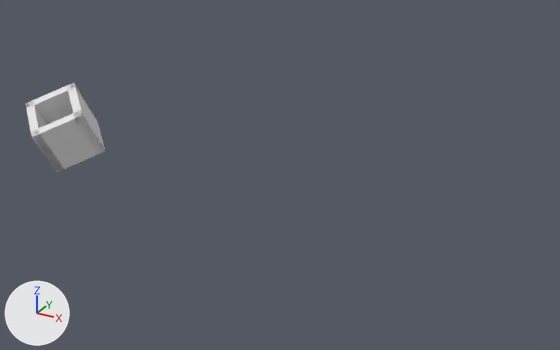
One commit to the Blender file Art/3DModels/Environment/UpdatedWalls.blend: the scene before it, then after it.
Camera for both pictures: a 50 mm lens placed at (7.27, -7.42, 3.93), pointed at (3.18, 0.02, 0.21). The axes (+X, +Y, +Z) are drawn at lower left. The lights are the same throughout. Mesh edges are drawn as thin lines on the coarser meshes.

Names of what the first picture shows: 'NEWall', 'NWWall', 'SEWall', 'SWWall'.
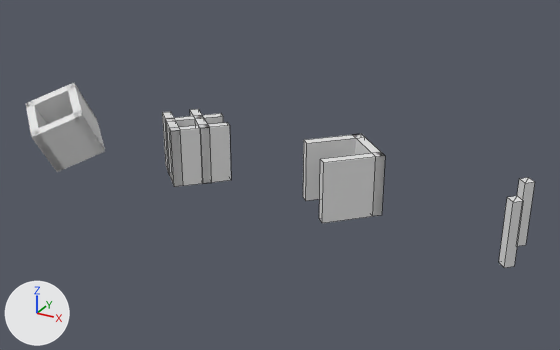
The change, as a diff of the scene's bpy script:
```diff
--- a/Art/3DModels/Environment/UpdatedWalls.blend.py
+++ b/Art/3DModels/Environment/UpdatedWalls.blend.py
@@ me_cube_022 @@
+me_cube_022.from_pydata([(0.0, 0.0, 0.0), (0.0, 0.0, 0.722), (0.0, 0.156, 0.722), (0.078, 0.078, 0.722), (0.0, 0.156, 0.0), (-0.078, 0.078, 0.0), (-0.078, 0.078, 0.722), (0.078, 0.078, 0.0)], [], [(2, 1, 3), (0, 5, 4), (4, 5, 6, 2), (3, 1, 0, 7), (1, 2, 6), (7, 0, 4), (2, 3, 7, 4), (5, 0, 1, 6)])
+me_cube_022.materials.append(mat_material)  # white #e7e7e7
@@ me_cube_021 @@
+me_cube_021.from_pydata([(0.0, -0.5, 0.0), (0.0, -0.5, 0.722), (0.0, -0.344, 0.722), (0.078, -0.422, 0.722), (0.0, -0.344, 0.0), (-0.078, -0.422, 0.0), (-0.078, -0.422, 0.722), (0.078, -0.422, 0.0)], [], [(2, 1, 3), (0, 5, 4), (4, 5, 6, 2), (3, 1, 0, 7), (1, 2, 6), (7, 0, 4), (2, 3, 7, 4), (5, 0, 1, 6)])
+me_cube_021.materials.append(mat_material)  # white #e7e7e7
@@ me_cube_019 @@
+me_cube_019.from_pydata([(0.25, -0.25, 0.722), (0.25, -0.25, 0.0), (0.172, -0.172, 0.0), (0.172, -0.172, 0.722), (-0.078, -0.422, 0.0), (0.0, -0.5, 0.0), (0.0, -0.5, 0.722), (-0.078, -0.422, 0.722)], [], [(7, 3, 0, 6), (5, 1, 2, 4), (7, 4, 2, 3), (5, 6, 0, 1), (2, 1, 0, 3), (6, 5, 4, 7)])
+me_cube_019.materials.append(mat_material)  # white #e7e7e7
@@ me_cube_018 @@
+me_cube_018.from_pydata([(0.5, 0.0, 0.722), (0.5, 0.0, 0.0), (0.422, 0.078, 0.0), (0.422, 0.078, 0.722), (0.172, -0.172, 0.0), (0.25, -0.25, 0.0), (0.25, -0.25, 0.722), (0.172, -0.172, 0.722)], [], [(7, 3, 0, 6), (5, 1, 2, 4), (7, 4, 2, 3), (5, 6, 0, 1), (2, 1, 0, 3), (6, 5, 4, 7)])
+me_cube_018.materials.append(mat_material)  # white #e7e7e7
@@ me_cube_017 @@
+me_cube_017.from_pydata([(-0.25, -0.25, 0.722), (-0.25, -0.25, 0.0), (-0.172, -0.172, 0.0), (-0.172, -0.172, 0.722), (0.078, -0.422, 0.0), (0.0, -0.5, 0.0), (0.0, -0.5, 0.722), (0.078, -0.422, 0.722)], [], [(7, 3, 0, 6), (5, 1, 2, 4), (7, 4, 2, 3), (5, 6, 0, 1), (2, 1, 0, 3), (6, 5, 4, 7)])
+me_cube_017.materials.append(mat_material)  # white #e7e7e7
@@ me_cube_016 @@
+me_cube_016.from_pydata([(-0.25, -0.25, 0.0), (-0.328, -0.172, 0.0), (-0.25, -0.25, 0.722), (-0.328, -0.172, 0.722), (-0.078, 0.078, 0.0), (0.0, 0.0, 0.0), (0.0, 0.0, 0.722), (-0.078, 0.078, 0.722)], [], [(5, 4, 7, 6), (1, 0, 2, 3), (0, 5, 6, 2), (3, 7, 4, 1), (0, 1, 4, 5), (3, 2, 6, 7)])
+me_cube_016.materials.append(mat_material)  # white #e7e7e7
@@ me_cube_015 @@
+me_cube_015.from_pydata([(0.25, -0.25, 0.0), (0.328, -0.172, 0.0), (0.25, -0.25, 0.722), (0.328, -0.172, 0.722), (0.078, 0.078, 0.0), (0.0, 0.0, 0.0), (0.0, 0.0, 0.722), (0.078, 0.078, 0.722)], [], [(6, 7, 4, 5), (1, 3, 2, 0), (0, 2, 6, 5), (3, 1, 4, 7), (0, 5, 4, 1), (3, 7, 6, 2)])
+me_cube_015.materials.append(mat_material)  # white #e7e7e7
@@ me_cube_014 @@
+me_cube_014.from_pydata([(0.0, 0.0, 0.0), (-0.078, 0.078, 0.0), (0.0, 0.0, 0.722), (-0.078, 0.078, 0.722), (0.172, 0.328, 0.0), (0.25, 0.25, 0.0), (0.25, 0.25, 0.722), (0.172, 0.328, 0.722)], [], [(5, 4, 7, 6), (1, 0, 2, 3), (0, 5, 6, 2), (3, 7, 4, 1), (0, 1, 4, 5), (3, 2, 6, 7)])
+me_cube_014.materials.append(mat_material)  # white #e7e7e7
@@ me_cube_013 @@
+me_cube_013.from_pydata([(0.0, 0.0, 0.0), (0.078, 0.078, 0.0), (0.0, 0.0, 0.722), (0.078, 0.078, 0.722), (-0.172, 0.328, 0.0), (-0.25, 0.25, 0.0), (-0.25, 0.25, 0.722), (-0.172, 0.328, 0.722)], [], [(6, 7, 4, 5), (1, 3, 2, 0), (0, 2, 6, 5), (3, 1, 4, 7), (0, 5, 4, 1), (3, 7, 6, 2)])
+me_cube_013.materials.append(mat_material)  # white #e7e7e7
@@ me_cube_012 @@
+me_cube_012.from_pydata([(0.5, 0.0, 0.722), (0.5, 0.0, 0.0), (0.422, -0.078, 0.0), (0.0, 0.5, 0.0), (-0.078, 0.422, 0.0), (0.422, -0.078, 0.722), (0.0, 0.5, 0.722), (-0.078, 0.422, 0.722)], [], [(7, 5, 0, 6), (3, 1, 2, 4), (7, 4, 2, 5), (4, 7, 6, 3), (3, 6, 0, 1), (2, 1, 0, 5)])
+me_cube_012.materials.append(mat_material)  # white #e7e7e7
@@ me_cube_006 @@
+me_cube_006.from_pydata([(-0.5, 0.0, 0.722), (-0.5, 0.0, 0.0), (-0.422, -0.078, 0.0), (0.0, 0.5, 0.0), (0.078, 0.422, 0.0), (-0.422, -0.078, 0.722), (0.0, 0.5, 0.722), (0.078, 0.422, 0.722)], [], [(7, 6, 0, 5), (3, 4, 2, 1), (7, 5, 2, 4), (4, 3, 6, 7), (3, 1, 0, 6), (2, 5, 0, 1)])
+me_cube_006.materials.append(mat_material)  # white #e7e7e7
@@ me_cube_005 @@
+me_cube_005.from_pydata([(0.5, 0.0, 0.722), (0.5, 0.0, 0.0), (0.422, 0.078, 0.0), (0.0, -0.5, 0.0), (-0.078, -0.422, 0.0), (0.422, 0.078, 0.722), (0.0, -0.5, 0.722), (-0.078, -0.422, 0.722)], [], [(7, 6, 0, 5), (3, 4, 2, 1), (7, 5, 2, 4), (4, 3, 6, 7), (3, 1, 0, 6), (2, 5, 0, 1)])
+me_cube_005.materials.append(mat_material)  # white #e7e7e7
@@ me_cube_004 @@
+me_cube_004.from_pydata([(-0.5, 0.0, 0.722), (-0.5, 0.0, 0.0), (-0.422, 0.078, 0.0), (-0.422, 0.078, 0.722), (-0.172, -0.172, 0.0), (-0.25, -0.25, 0.0), (-0.25, -0.25, 0.722), (-0.172, -0.172, 0.722)], [], [(7, 3, 0, 6), (5, 1, 2, 4), (7, 4, 2, 3), (5, 6, 0, 1), (2, 1, 0, 3), (6, 5, 4, 7)])
+me_cube_004.materials.append(mat_material)  # white #e7e7e7
@@ ob_swwall_012 @@
+ob_swwall_012 = bpy.data.objects.new('SWWall.012', me_cube_022)
+ob_swwall_012.location = (6.0, 0.0, 0.0)
@@ ob_swwall_013 @@
+ob_swwall_013 = bpy.data.objects.new('SWWall.013', me_cube_021)
+ob_swwall_013.location = (6.0, 0.0, 0.0)
@@ ob_swwall_011 @@
+ob_swwall_011 = bpy.data.objects.new('SWWall.011', me_cube_019)
+ob_swwall_011.location = (2.0, 0.0, 0.0)
@@ ob_swwall_010 @@
+ob_swwall_010 = bpy.data.objects.new('SWWall.010', me_cube_018)
+ob_swwall_010.location = (2.0, 0.0, 0.0)
@@ ob_swwall_009 @@
+ob_swwall_009 = bpy.data.objects.new('SWWall.009', me_cube_017)
+ob_swwall_009.location = (2.0, 0.0, 0.0)
@@ ob_swwall_008 @@
+ob_swwall_008 = bpy.data.objects.new('SWWall.008', me_cube_016)
+ob_swwall_008.location = (2.0, 0.0, 0.0)
@@ ob_swwall_007 @@
+ob_swwall_007 = bpy.data.objects.new('SWWall.007', me_cube_015)
+ob_swwall_007.location = (2.0, 0.0, 0.0)
@@ ob_swwall_006 @@
+ob_swwall_006 = bpy.data.objects.new('SWWall.006', me_cube_014)
+ob_swwall_006.location = (2.0, 0.0, 0.0)
@@ ob_swwall_004 @@
+ob_swwall_004 = bpy.data.objects.new('SWWall.004', me_cube_013)
+ob_swwall_004.location = (2.0, 0.0, 0.0)
@@ ob_swwall_005 @@
+ob_swwall_005 = bpy.data.objects.new('SWWall.005', me_cube_012)
+ob_swwall_005.location = (4.0, 0.0, 0.0)
@@ ob_swwall_003 @@
+ob_swwall_003 = bpy.data.objects.new('SWWall.003', me_cube_006)
+ob_swwall_003.location = (4.0, 0.0, 0.0)
@@ ob_swwall_002 @@
+ob_swwall_002 = bpy.data.objects.new('SWWall.002', me_cube_005)
+ob_swwall_002.location = (4.0, 0.0, 0.0)
@@ ob_swwall_001 @@
+ob_swwall_001 = bpy.data.objects.new('SWWall.001', me_cube_004)
+ob_swwall_001.location = (2.0, 0.0, 0.0)
```

Changed parts and their boxes (x1, y1, x2, y2) in the pictures (560 x 350 px):
'SWWall.002', added
    after: (319, 153, 385, 223)
'SWWall.003', added
    after: (303, 135, 356, 201)
'SWWall.011', added
    after: (169, 125, 203, 187)
'SWWall.010', added
    after: (199, 122, 231, 183)
'SWWall.013', added
    after: (499, 196, 523, 268)
'SWWall.012', added
    after: (517, 178, 535, 246)
'SWWall.005', added
    after: (353, 134, 385, 216)
'SWWall.009', added
    after: (166, 121, 183, 186)
'SWWall.007', added
    after: (195, 118, 212, 183)
'SWWall.008', added
    after: (165, 116, 195, 175)
'SWWall.001', added
    after: (162, 112, 174, 174)
'SWWall.006', added
    after: (197, 113, 223, 124)
'SWWall.004', added
    after: (190, 109, 203, 119)
